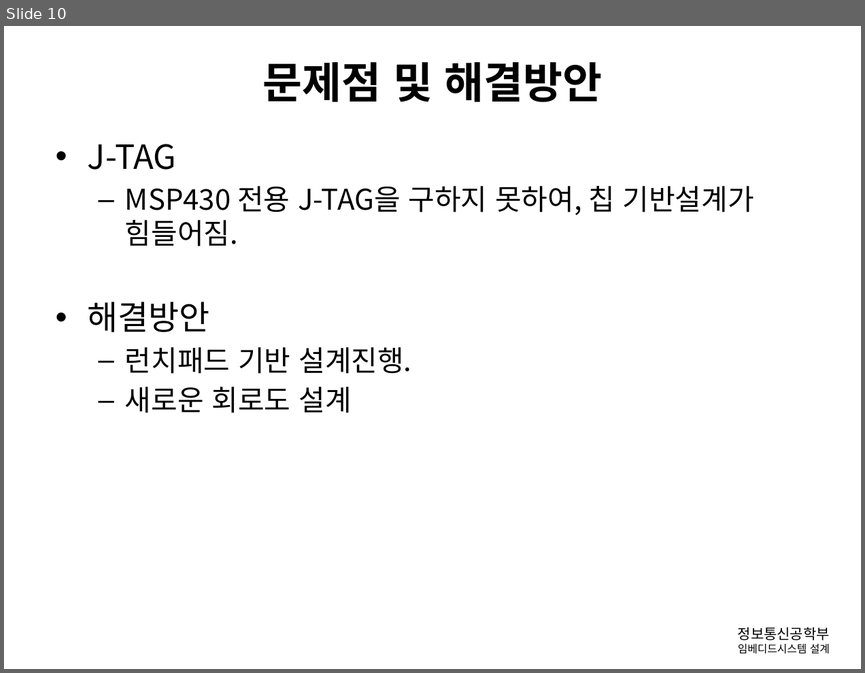
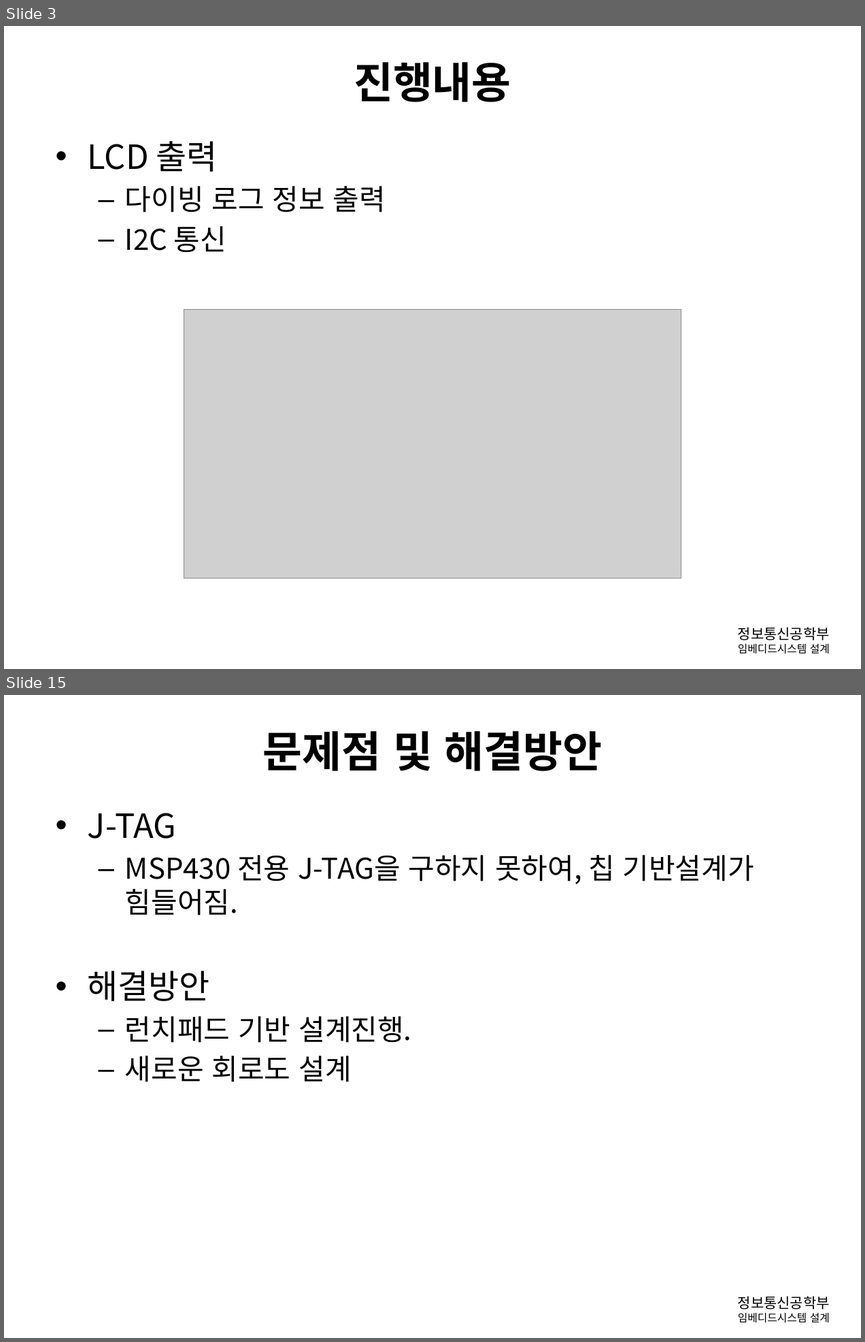
Before and after one commit to gusghrlrl101/Diving-Computer, a slide deck: 발표관련/임베디드_중간보고.pptx. Shown one above the other, each under a label of ours: slide 10 before the commit, slides 3 and 15 after it; the slides between them are not shown. The pictures are 865x673 and 865x1342 pixels, drawn with LibreOffice and Linux fonts; fonts in the diff are those of the drawing; grey boxes stand for pictures; background and template pictures are left out. Boxes give left, top, right and bottom in pixels: in the first picture for what was removed or moved away, otherwise in the second. Text is boxed around its words. In the diff, an @@ line names an element or a change of style, - is before the commit and + after.

```diff
--- a/발표관련/임베디드_중간보고.pptx
+++ b/발표관련/임베디드_중간보고.pptx
@@ slide 3 added at box(4, 26, 861, 669), background #FFFFFF; not listed: 1 template element that a slide beside it also shows @@
@@ title added at box(354, 62, 511, 102), 36 pt, text #000000, bold @@
+진행내용
@@ text added at box(88, 141, 385, 252), 24 pt, text #000000 @@
+• LCD 출력
+– 다이빙 로그 정보 출력
+  – I2C 통신
@@ picture added at box(184, 310, 682, 577) @@
@@ what was slide 10 is now slide 15 @@
```
Also in this commit, not shown: 10 slides changed, 4 other slides added, 1 other file.
